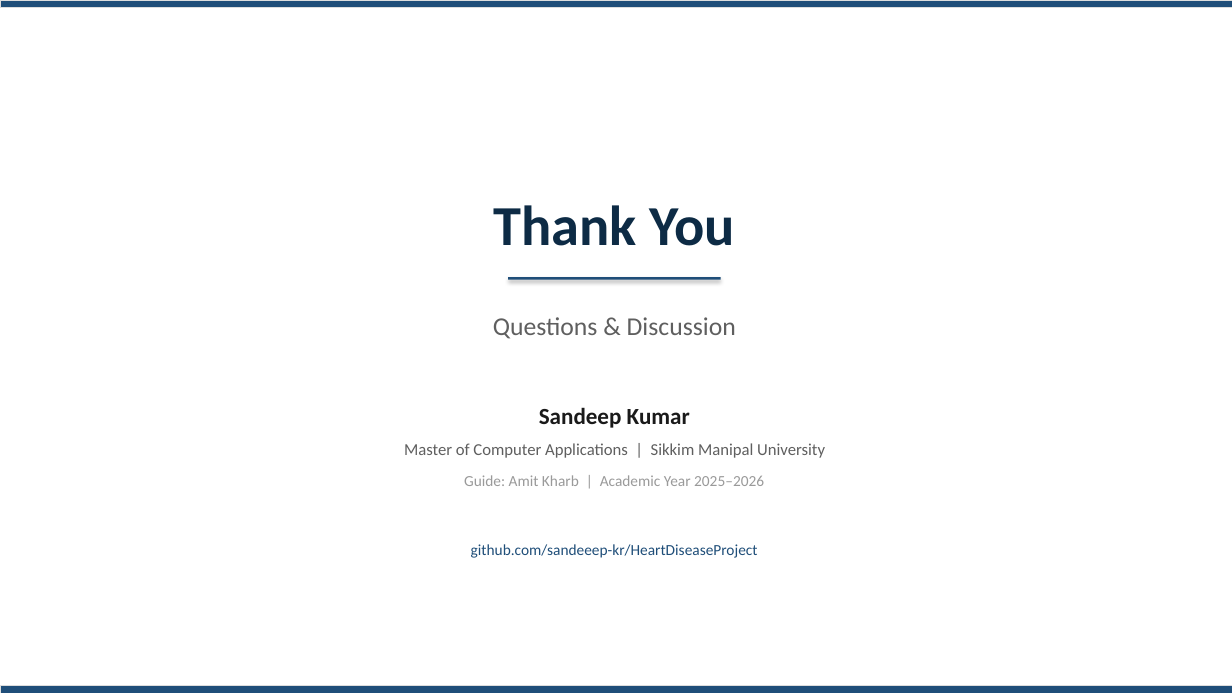
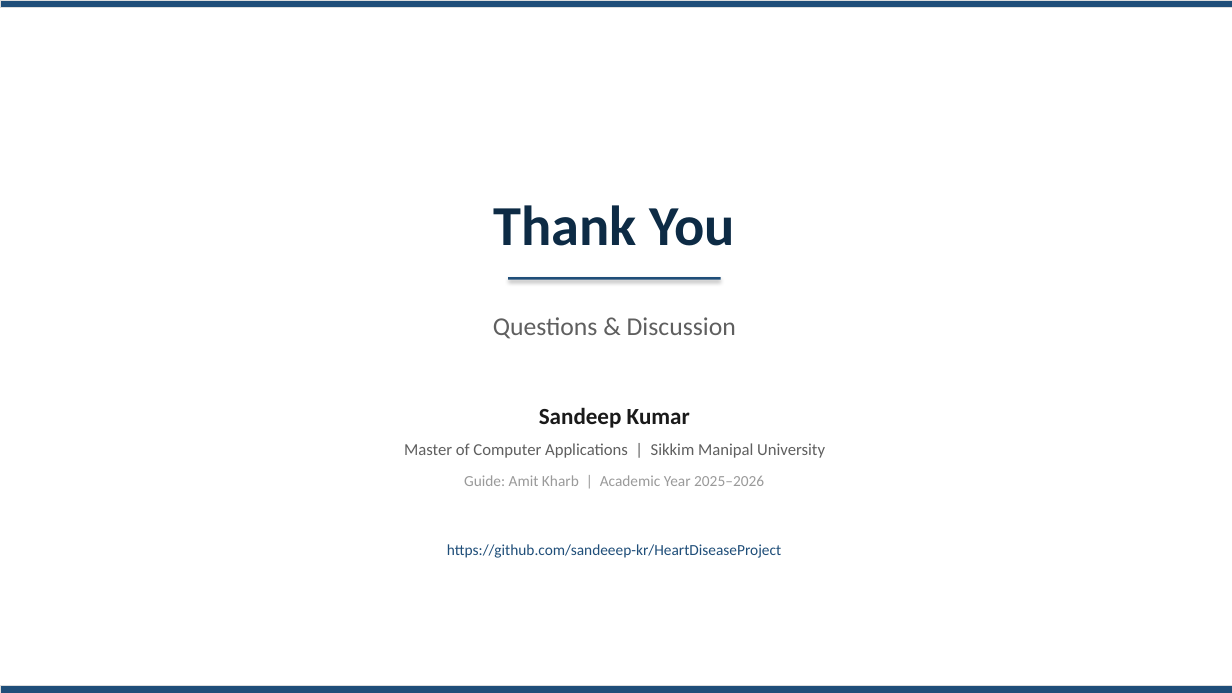
Before and after one commit to sandeeep-kr/HeartDiseaseProject, a slide deck: slide 15 of CardioPredict_Presentation.pptx. Drawn at 1232x693 pixels with LibreOffice and Linux fonts; fonts in the diff are those of the drawing. Boxes give left, top, right and bottom in pixels: in the first picture for what was removed or moved away, otherwise in the second. Text is boxed around its words. In the diff, an @@ line names an element or a change of style, - is before the commit and + after.

```diff
--- a/CardioPredict_Presentation.pptx
+++ b/CardioPredict_Presentation.pptx
@@ text at <box>447,544,781,558</box>: text changed @@
-github.com/sandeeep-kr/HeartDiseaseProject
+https://github.com/sandeeep-kr/HeartDiseaseProject
```
Also in this commit, not shown: 4 other slides changed.
